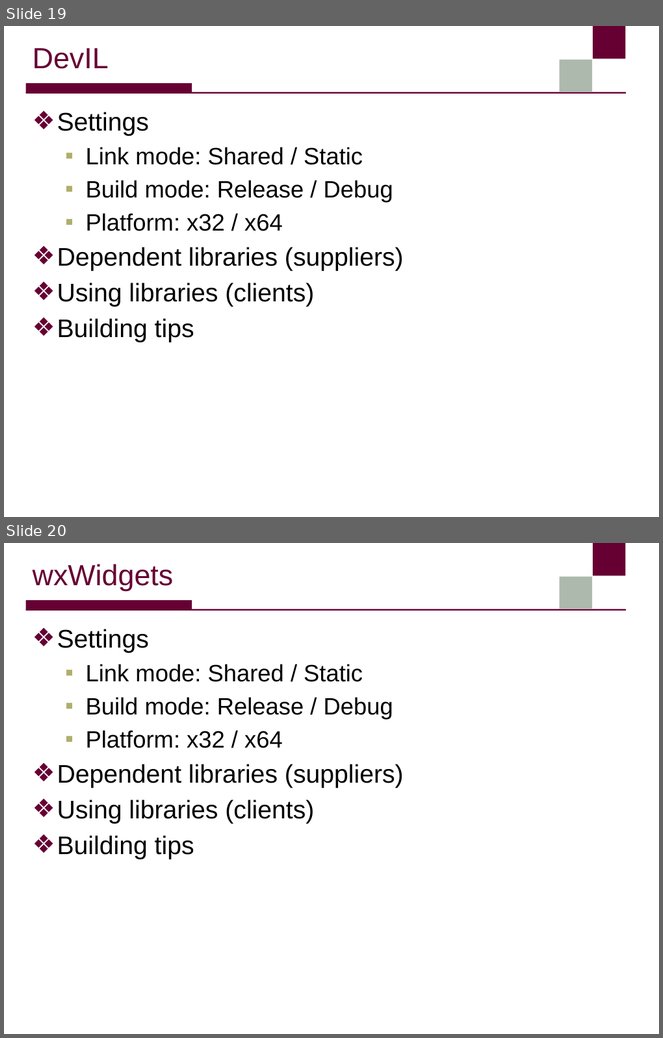
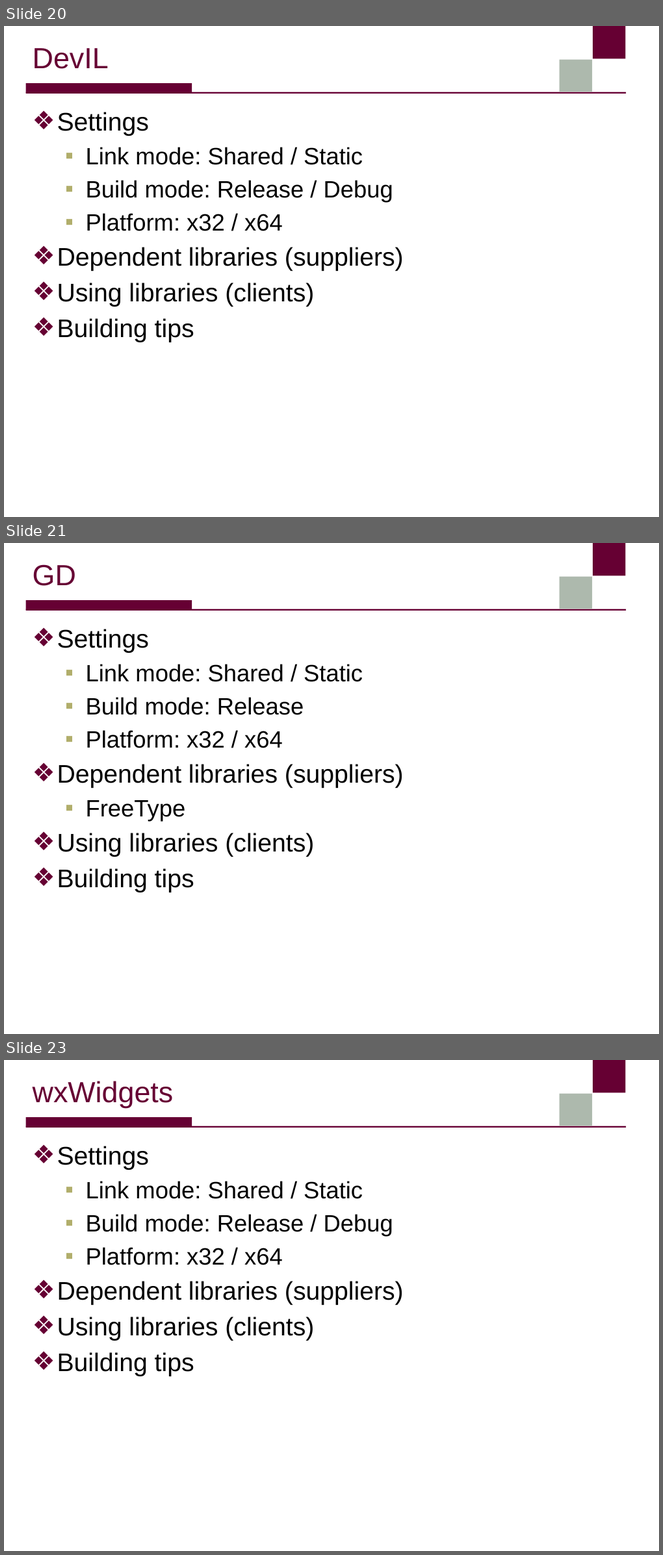
Before and after one commit to sangwook236/SWDT, a slide deck: sw_dev/cpp/external_library_dependency_cpp.pptx. Shown one above the other, each under a label of ours: slides 19 and 20 before the commit, slides 20, 21 and 23 after it; the slides between them are not shown. The pictures are 663x1038 and 663x1555 pixels, drawn with LibreOffice and Linux fonts; fonts in the diff are those of the drawing; background and template pictures are left out. Boxes give left, top, right and bottom in pixels: in the first picture for what was removed or moved away, otherwise in the second. Text is boxed around its words. In the diff, an @@ line names an element or a change of style, - is before the commit and + after.

```diff
--- a/sw_dev/cpp/external_library_dependency_cpp.pptx
+++ b/sw_dev/cpp/external_library_dependency_cpp.pptx
@@ slide 21 added at bbox=[4, 543, 659, 1034], background #FFFFFF; not listed: 4 template elements that a slide beside it also shows @@
@@ title added at bbox=[33, 564, 76, 586], 32 pt, text #660033 @@
+GD
@@ text added at bbox=[57, 629, 404, 893], 28 pt, text #000000 @@
+❖ Settings
+  ▪ Link mode: Shared / Static
+  ▪ Build mode: Release
+  ▪ Platform: x32 / x64
+❖ Dependent libraries (suppliers)
+  ▪ FreeType
+❖ Using libraries (clients)
+❖ Building tips
@@ what was slide 19 is now slide 20 @@
@@ what was slide 20 is now slide 23 @@
```
Also in this commit, not shown: 1 slide changed, 2 other slides added, 11 other files.
